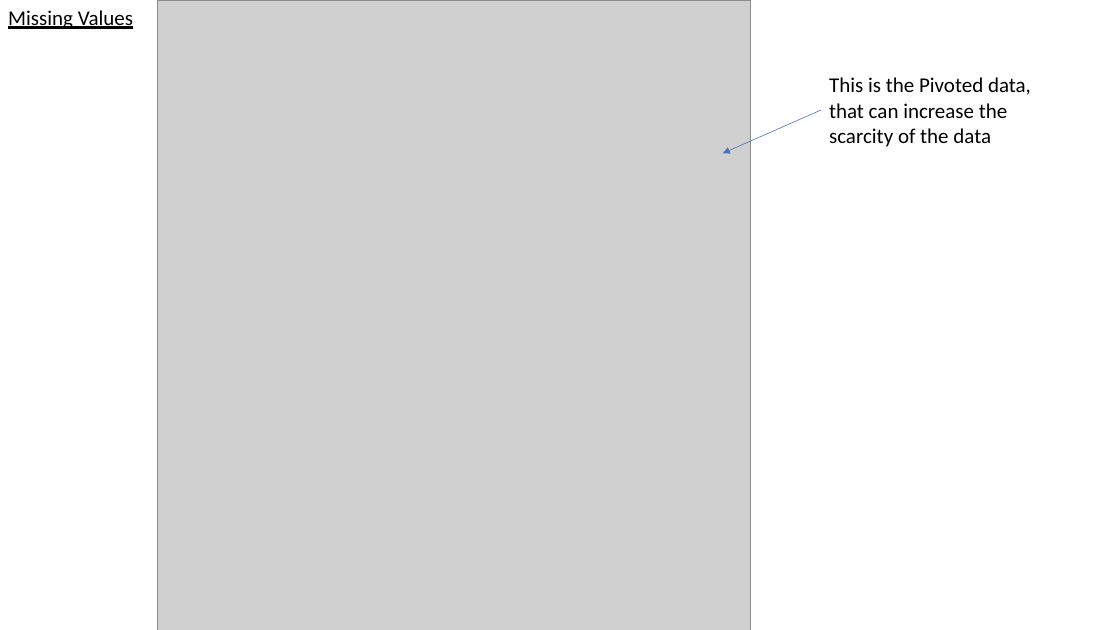
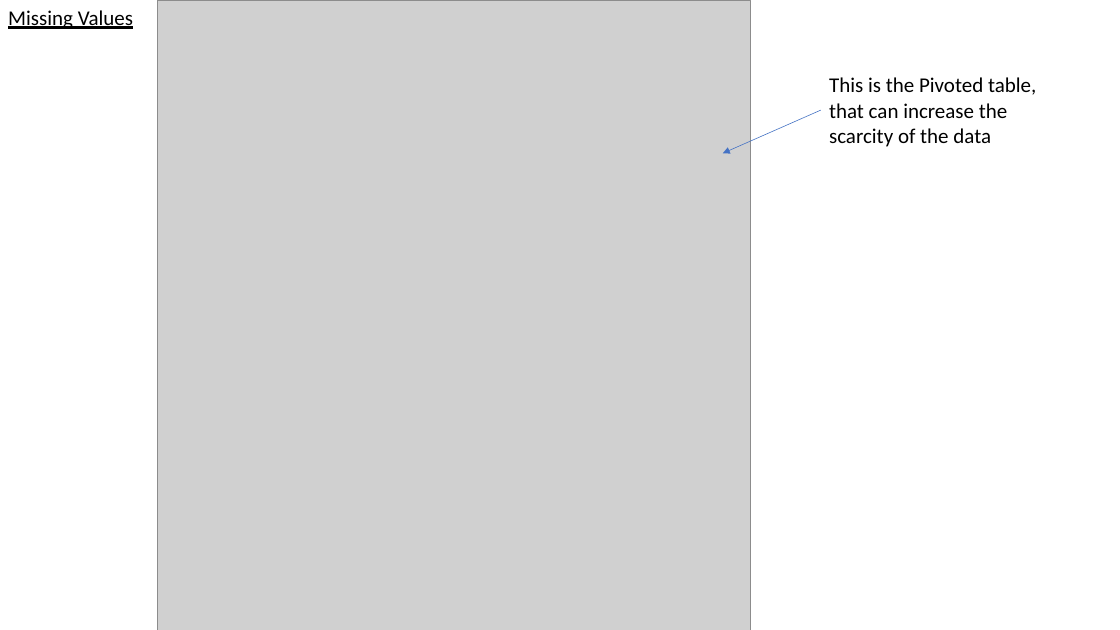
Before and after one commit to UPOD-datascience/ODIN, a slide deck: slide 9 of assets/ppt/data_exploration.pptx. Drawn at 1120x630 pixels with LibreOffice and Linux fonts; fonts in the diff are those of the drawing; grey boxes stand for pictures. Boxes give left, top, right and bottom in pixels: in the first picture for what was removed or moved away, otherwise in the second. Text is boxed around its words. In the diff, an @@ line names an element or a change of style, - is before the commit and + after.

```diff
--- a/assets/ppt/data_exploration.pptx
+++ b/assets/ppt/data_exploration.pptx
@@ text at [829,77,1036,147]: text changed @@
-This is the Pivoted data, that can increase the scarcity of the data
+This is the Pivoted table, that can increase the scarcity of the data
```
Also in this commit, not shown: 3 other slides changed, 5 slides added, 1 slide removed, 8 other files.
